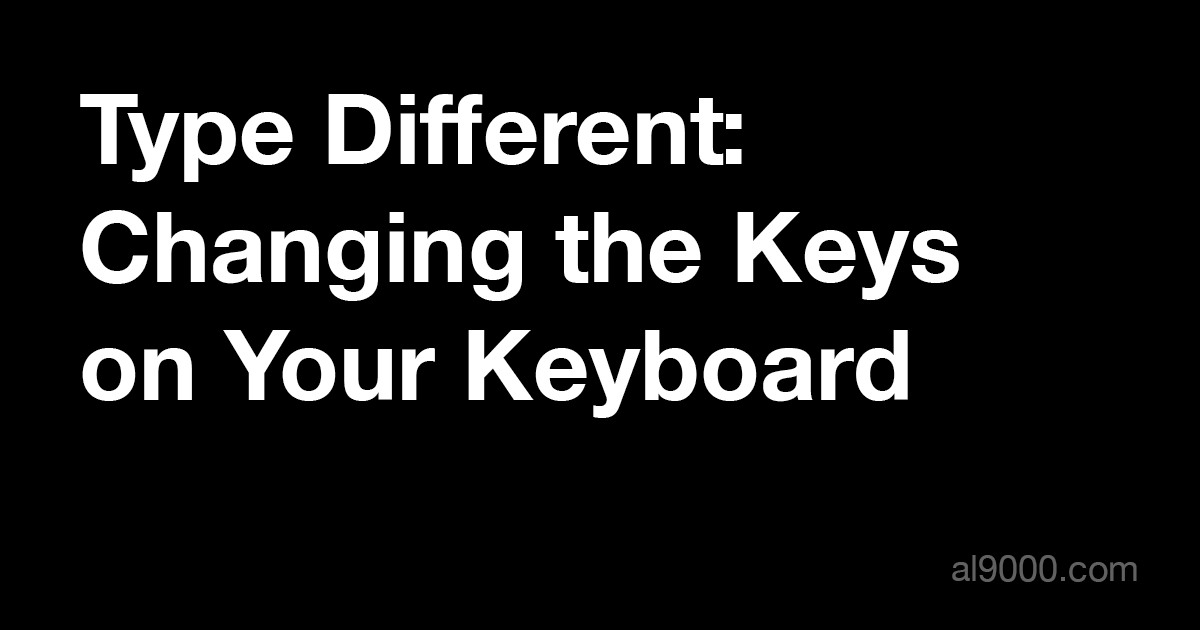
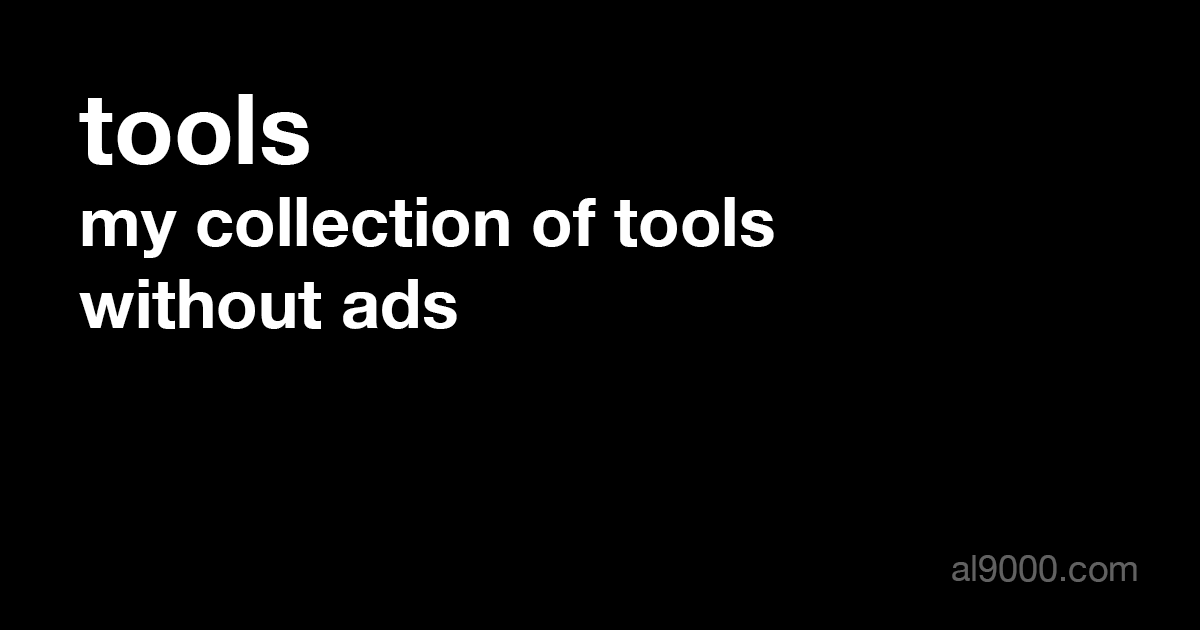
Layer changes from the first w=1200, h=630 image to the second:
renamed "Type Different: Changing the Keys on Your Keyboard" to "tools my collection of tools without ads", painted on it over 79, 94, 959, 418
